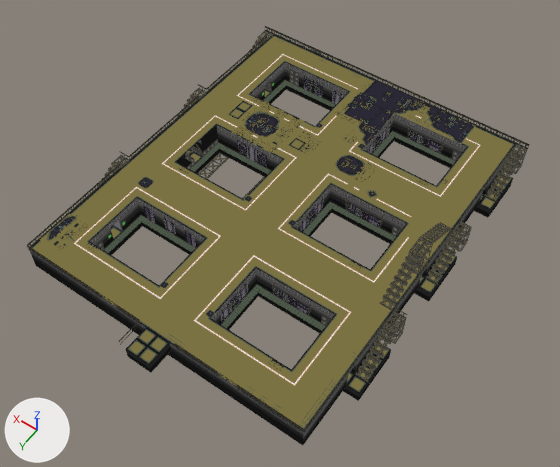
The Blender file Assets/ImportedAssets/StationAssets/RefugeeCamp/RefugeeBase.blend as it was, and as the next commit left it.
Before and after are seen from a 50 mm lens placed at (-23.5, 31.1, 43.9), pointed at (-2.9, 2.1, -1.6). The lights are fixed; the arrows at lower left show +X, +Y and +Z.

The older version as bpy lines, for what is in view:
```python
me_cube_001 = bpy.data.meshes.new('Cube.001')
me_cube_001.from_pydata(...)  # 5747 vertices, 5100 faces; spans x -14.5..11.0, y -3.0..0.5, z 0.0..30.5
me_cube_001.materials.append(mat_hangarstructure_002)
me_cube_002 = bpy.data.meshes.new('Cube.002')
me_cube_002.from_pydata(...)  # 788 vertices, 666 faces; spans x -14.5..11.0, y -3.0..2.1, z 6.0..29.5
me_cube_002.materials.append(mat_hangarstructure_003)
me_cube_004 = bpy.data.meshes.new('Cube.004')
me_cube_004.from_pydata(...)  # 2895 vertices, 2236 faces; spans x -14.8..11.0, y -2.0..3.0, z -2.0..29.6
me_cube_004.materials.append(mat_hangacolor3red)
ob_cube_001 = bpy.data.objects.new('Cube.001', me_cube_001)
ob_cube_001.location = (0.0, 14.59, 0.0)
ob_cube_001.rotation_euler = (1.571, 0.0, 0.0)  # degrees (90, 0, 0)
ob_cube_002 = bpy.data.objects.new('Cube.002', me_cube_002)
ob_cube_002.location = (0.0, 14.59, 0.0)
ob_cube_002.rotation_euler = (1.571, 0.0, 0.0)  # degrees (90, 0, 0)
ob_cube_004 = bpy.data.objects.new('Cube.004', me_cube_004)
ob_cube_004.location = (0.0, 14.59, 0.0)
ob_cube_004.rotation_euler = (1.571, 0.0, 0.0)  # degrees (90, 0, 0)
```
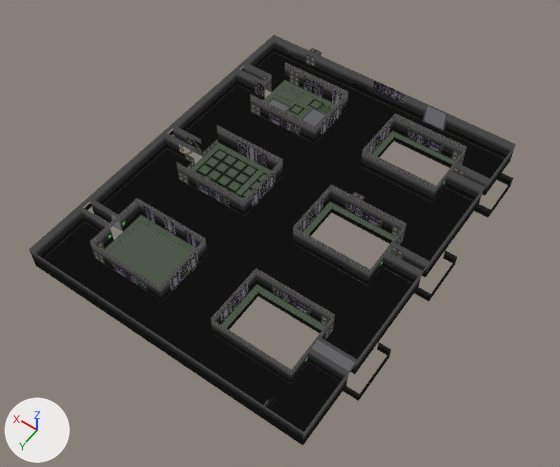
What the commit changed:
me_cube_001 is used by ob_cube_001; location (0.0, 14.59, 0.0); rotation (1.571, 0.0, 0.0), in degrees (90, 0, 0).
me_cube_001 had 5747 vertices, 5100 faces and spanned x -14.5..11.0, y -3.0..0.5, z 0.0..30.5.
me_cube_001 now has 6060 vertices, 5364 faces and spans x -14.5..11.0, y -3.0..0.5, z 0.0..30.5.
me_cube_001 part 1: a new loose piece of 108 vertices spanning x 1.0..6.5, y -2.0, z 3.5..7.5, in mat_hangarstructure_002.
Part 2, on me_cube_001:
23 faces are deleted.
3 vertices are added at (7.0, -1.5, 22.5), (7.0, -1.5, 22.0), (7.0, -1.5, 27.0).
21 new vertices lie (0.0, 0.0, 0.5) away from vertices in x 1.0..7.0, y -2.0..0.0, z 13.0..26.5.
17 new vertices lie (0.0, 0.0, 0.5) away from vertices in x 1.0..7.0, y -2.0..-1.5, z 13.5..26.0.
16 new vertices lie (0.0, 0.0, 0.5) away from vertices in x 1.0..7.0, y -2.0..-1.5, z 14.0..26.0.
15 new vertices lie (-0.5, 0.0, 0.0) away from vertices in x 1.5..6.5, y -2.0, z 13.0..26.5.
14 new vertices lie (-0.5, 0.0, 0.0) away from vertices in x 4.5..6.0, y -2.0, z 13.0..26.5.
14 new vertices lie (-0.5, 0.0, 0.0) away from vertices in x 4.0..5.5, y -2.0, z 13.0..26.5.
14 new vertices lie (-0.5, 0.0, 0.0) away from vertices in x 3.5..5.0, y -2.0, z 13.0..26.5.
14 new vertices lie (-0.5, 0.0, 0.0) away from vertices in x 3.0..4.5, y -2.0, z 13.0..26.5.
14 new vertices lie (-0.5, 0.0, 0.0) away from vertices in x 2.5..4.0, y -2.0, z 13.0..26.5.
14 new vertices lie (-0.5, 0.0, 0.0) away from vertices in x 2.0..3.5, y -2.0, z 13.0..26.5.
14 new vertices lie (-0.5, 0.0, 0.0) away from vertices in x 1.5..3.0, y -2.0, z 13.0..26.5.
10 new vertices lie (-0.5, 0.0, 0.0) away from vertices in x 2.5, y -2.0, z 15.0..26.5.
10 new vertices lie (-0.5, 0.0, 0.0) away from vertices in x 2.0, y -2.0, z 15.0..26.5.
9 new vertices lie (-0.5, 0.0, 0.0) away from vertices in x 1.5, y -2.0, z 15.0..26.5.
6 new vertices lie (0.0, 0.0, -0.5) away from vertices in x 7.0, y -1.5..0.0, z 22.5..25.5.
199 new faces join them.
me_cube_001 part 3: 9 kept faces spanning x 7.0, y -1.0..0.0, z 22.5..26.5 get new texture (UV) coordinates.
Object 'Cube.002' (ob_cube_002) is now hidden.
Object 'Cube.004' (ob_cube_004) is now hidden.

Boxes [x1, y1, x2, y2] around the edits, measured in the pictures (560 x 467 px):
'Cube.001', reshaped (6% taller)
    before: [29, 59, 513, 445]
    after: [29, 35, 516, 445]
'Cube.004', hidden
    before: [25, 21, 534, 433]
'Cube.002', hidden
    before: [109, 31, 527, 375]
part 1 of me_cube_001, added
    after: [109, 222, 191, 285]
part 2 of me_cube_001, built on
    before: [251, 63, 285, 100]
    after: [195, 63, 333, 199]
part 3 of me_cube_001, surface changed
    both: [254, 65, 282, 97]
